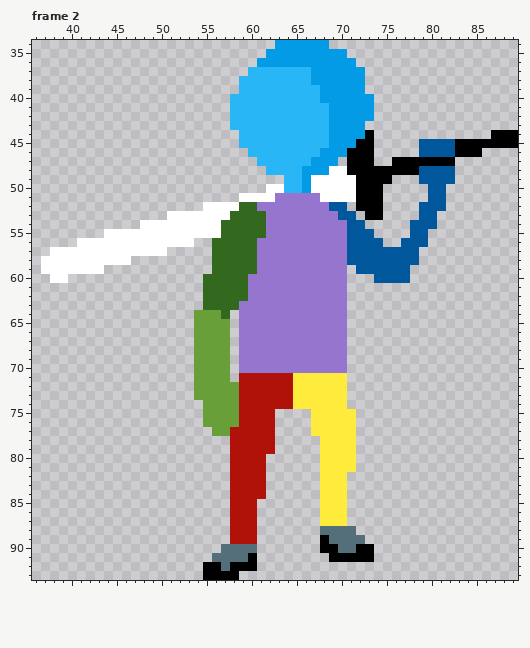
Pixel-art file: RPG Game/Assets/Art/Player/Idle/Player_Sword_Idle_Left.aseprite. Above, as it was before the edit.
128x128 pixels, 8 frames. Shown: frame 2: x 36..89, y 34..93. The commit also changed other frames, which this record leaves out.
After:
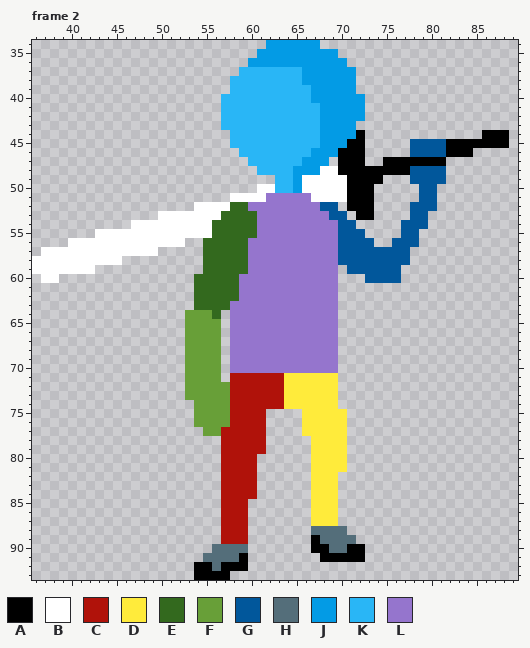
Palette (. is transparent): A #000000  B #ffffff  C #b0120a  D #ffeb3b  E #33691e  F #689f38  G #01579b  H #546e7a  J #039be5  K #29b6f6  L #9575cd
What changed:
Frame 2:
y 34: x 62 . -> J; x 68 J -> .
y 35: x 61 . -> J; x 70 J -> .
y 36: x 60 . -> J; x 71 J -> .
y 37: x 59 . -> K; x 66 K -> J; x 72 J -> .
y 38: x 58 . -> K; x 66 K -> J; x 72 J -> .
y 39: x 58 . -> K; x 67 K -> J; x 72 J -> .
y 40: x 57 . -> K; x 67 K -> J; x 73 J -> .
y 41..42: x 57 . -> K; x 68 K -> J; x 73 J -> .
y 43: x 57 . -> K; x 68 K -> J; x 72 J -> .
y 44: x 58 . -> K; x 68 K -> J; x 72..73 JA -> A.; x 86 . -> A; x 89 A -> .
y 45: x 58 . -> K; x 68 K -> J; x 71 J -> A; x 73 A -> .; x 78 . -> G; x 82 G -> A; x 89 A -> .
y 46: x 59 . -> K; x 67 K -> J; x 70 J -> A; x 73 A -> .; x 78 . -> G; x 82 G -> A; x 85 A -> .
y 47: x 60 . -> K; x 66 K -> J; x 69..70 J. -> .A; x 73 A -> .; x 75 . -> A; x 82 A -> .
y 48: x 61 . -> K; x 65 K -> J; x 68 J -> B; x 70 B -> A; x 78 A -> G; x 82 G -> .
y 49: x 63 . -> K; x 65..66 KJ -> JB; x 71 B -> A; x 75 A -> .; x 78 . -> G; x 82 G -> .
y 50: x 61 . -> B; x 63 B -> K; x 65..66 KJ -> JB; x 71 B -> A; x 74 A -> .; x 79 . -> G; x 81 G -> .
y 51: x 58 . -> B; x 62 B -> L; x 67 L -> B; x 71 B -> A; x 74 A -> .; x 79 . -> G; x 81 G -> .
y 52: x 54 . -> B; x 58 B -> E; x 60 E -> L; x 68 L -> G; x 70..71 G. -> .A; x 74 A -> .; x 78 . -> G; x 81 G -> .
y 53: x 50 . -> B; x 57 B -> E; x 61 E -> L; x 69 L -> G; x 71..72 G. -> .A; x 74 A -> .; x 78 . -> G; x 80 G -> .
y 54: x 47 . -> B; x 56 B -> E; x 61 E -> L; x 70 L -> G; x 72 G -> .; x 77 . -> G; x 80 G -> .
y 55: x 43 . -> B; x 56 B -> E; x 61 E -> L; x 70 L -> G; x 73 G -> .; x 77 . -> G; x 79 G -> .
y 56: x 40 . -> B; x 53 B -> .; x 55 . -> E; x 60 E -> L; x 70 L -> G; x 74 G -> .; x 76 . -> G; x 79 G -> .
y 57: x 37 . -> B; x 50 B -> .; x 55 . -> E; x 60 E -> L; x 70 L -> G; x 78 G -> .
y 58: x 36 . -> B; x 46 B -> .; x 55 . -> E; x 60 E -> L; x 70 L -> G; x 78 G -> .
y 59: x 36 . -> B; x 43 B -> .; x 55 . -> E; x 60 E -> L; x 70..71 L. -> .G; x 77 G -> .
y 60: x 37 . -> B; x 39 B -> .; x 54 . -> E; x 59 E -> L; x 70 L -> .; x 73 . -> G; x 77 G -> .
y 61..62: x 54 . -> E; x 59 E -> L; x 70 L -> .
y 63: x 54 . -> E; x 58 E -> L; x 70 L -> .
y 64: x 53 . -> F; x 56..58 FE. -> E.L; x 70 L -> .
y 65..70: x 53 . -> F; x 57..58 F. -> .L; x 70 L -> .
y 71: x 53 . -> F; x 57..58 F. -> .C; x 64 C -> D; x 70 D -> .
y 72..73: x 53 . -> F; x 58 F -> C; x 64 C -> D; x 70 D -> .
y 74: x 54 . -> F; x 58 F -> C; x 64 C -> D; x 70 D -> .
y 75..76: x 54 . -> F; x 58 F -> C; x 62 C -> .; x 66 . -> D; x 71 D -> .
y 77: x 55 . -> F; x 57 F -> C; x 62 C -> .; x 66 . -> D; x 71 D -> .
y 78..79: x 57 . -> C; x 62 C -> .; x 67 . -> D; x 71 D -> .
y 80..81: x 57 . -> C; x 61 C -> .; x 67 . -> D; x 71 D -> .
y 82..84: x 57 . -> C; x 61 C -> .; x 67 . -> D; x 70 D -> .
y 85..87: x 57 . -> C; x 60 C -> .; x 67 . -> D; x 70 D -> .
y 88: x 57 . -> C; x 60 C -> .; x 67 . -> H; x 71 H -> .
y 89: x 57 . -> C; x 60 C -> .; x 67..68 .A -> AH; x 72 H -> .
y 90: x 56 . -> H; x 60 H -> .; x 67 . -> A; x 69 A -> H; x 71 H -> A; x 73 A -> .
y 91: x 55 . -> H; x 59..60 HA -> A.; x 68 . -> A; x 73 A -> .
y 92: x 54 . -> A; x 56..57 AH -> HA; x 60 A -> .
y 93: x 54 . -> A; x 58 A -> .
